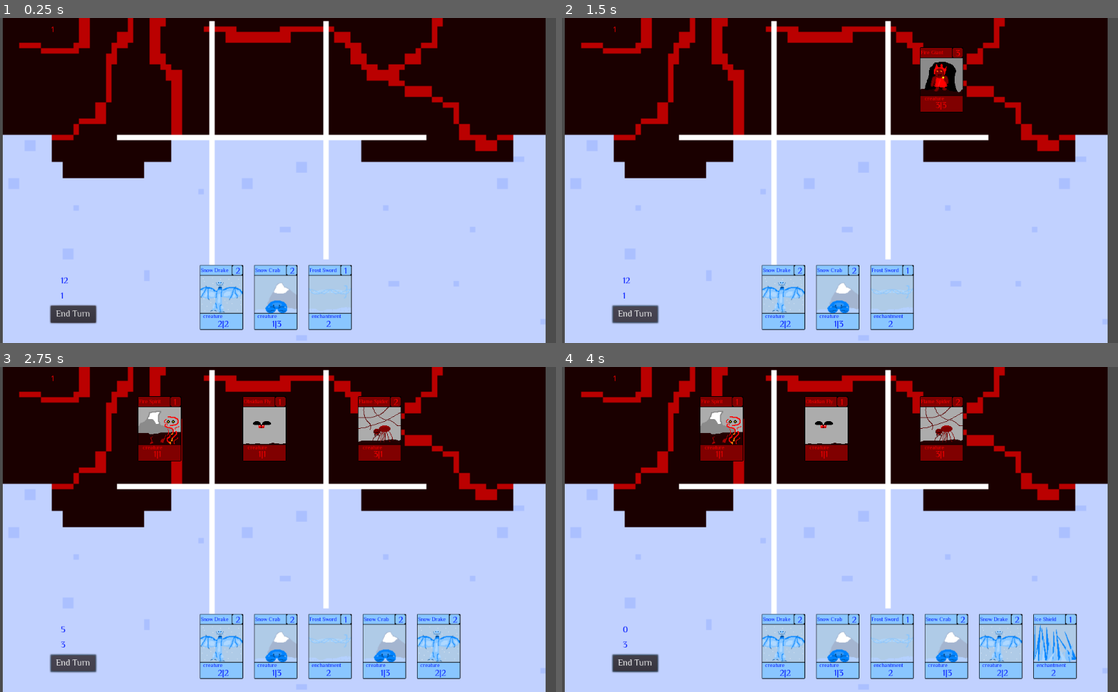
Above: before the commit, frames 1-4 (two rows, left to right).
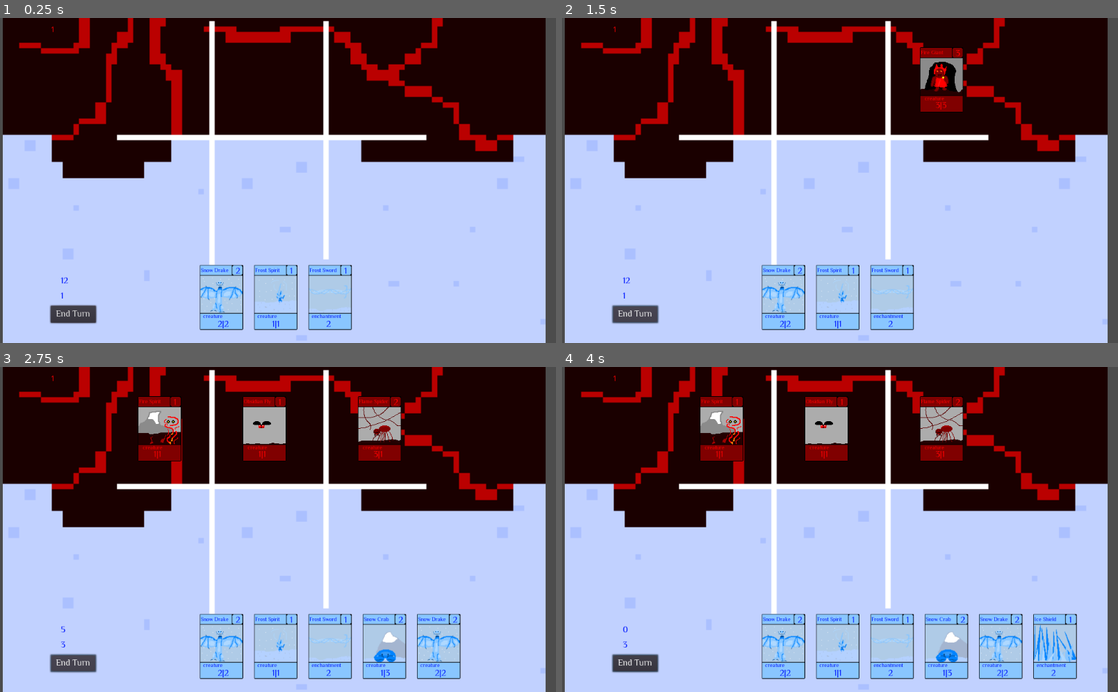
Above: after the commit, the same moments.

Repository: the-alex-g/Frost
Game: Godot game, scene res://Control.tscn
The game is run twice, just before and just after one commit, with the same random seed, the same clock (stepped at 60 frames per second) and the same inputs.
Inputs (mouse positions are in pixels of both pictures, inside the frame that each line leads up to):
- Up to frame 1 (0.25 s): no input
- Up to frame 2 (1.5 s): click "End Turn" at 0.5 s; click "End Turn" at 1.25 s
- Up to frame 3 (2.75 s): click "End Turn" at 2 s
- Up to frame 4 (4 s): move the mouse to (717, 542) at 2.77 s; click (717, 542) at 2.92 s; tap Enter at 3.5 s; move the mouse to (828, 542) at 3.52 s; click (828, 542) at 3.67 s

The runs differ from the first frame. In frame 1, 0.3% of the frame differs, in the area x 45-54%, y 76-96%; in frame 2, 0.3%; in frame 3, 0.3%; in frame 4, 0.3%.

Commit message:
Fix deck editing bug

Diff:
--- a/Project/DeckEdit/CardEdit.gd
+++ b/Project/DeckEdit/CardEdit.gd
@@ -3,7 +3,7 @@
 onready var selectspace:Position2D = $Position2D
 onready var slider:VSlider = $VSlider
 var spacemod:int = 0
-var selected_index:int = 0
+var selected_index:int = -1
 var select:PackedScene = preload("res://DeckEdit/Cardselect/CardSelect.tscn")
 var Ice_Beetle:Dictionary = {"name":"Ice Beetle", "type":"creature", "damage":1, "health":2, "cost":1}
 var Snow_Drake:Dictionary = {"name":"Snow Drake", "type":"creature", "damage":2, "health":2, "cost":2}
@@ -23,7 +23,6 @@
 	Frost_Sword, Frost_Sword, Frost_Sword, Ice_Shield, Ice_Shield, Ice_Shield, Frost_Spirit, Frost_Spirit,
 	Frost_Spirit, Snow_Crab, Snow_Crab, Snow_Drake, Snow_Drake, Ice_Giant
 ]
-var foo:Array = []
 signal value_changed(value)
 signal used(card, index2)
 signal deck_ready(deck)
@@ -38,7 +37,7 @@
 	var number:int = 1
 	for item in deck:
 		get_node("Node/DeckEdit"+str(number)).generate_text(item)
-		get_node("Node/DeckEdit"+str(number)).cardindex = deck.find(item)
+		get_node("Node/DeckEdit"+str(number)).cardindex = item
 		get_node("Node/DeckEdit"+str(number)).index = number
 		number += 1
 
@@ -46,8 +45,9 @@
 	selected_index = index
 
 func _on_Node_selected(index, card):
-#	if selected_index != 0:
-		deck.remove(card)
+	if selected_index != -1:
+		var deckindex:int = deck.find(card)
+		deck.remove(deckindex)
 		deck.append(available[selected_index])
 		print(str(available[selected_index]))
 		emit_signal("used", available[selected_index], index)
@@ -63,9 +63,6 @@
 	position = Vector2(2000,2000)
 
 func reset():
-	for item in foo:
-		deck.append(item)
-	foo.clear()
 	for _x in range(0,1):
 		randomize()
 		var number:int = int(round(rand_range(0, notavailable.size()-1)))
@@ -73,6 +70,10 @@
 		available.append(card)
 		notavailable.remove(number)
 	generate_deck()
+	var children = selectspace.get_child_count()
+	for x in range(0,children):
+		var child = selectspace.get_child(x)
+		child.queue_free()
 	for item in available:
 		var Select = select.instance()
 		Select.damage = item["damage"]
--- a/Project/DeckEdit/CardEdit.tscn
+++ b/Project/DeckEdit/CardEdit.tscn
@@ -84,20 +84,20 @@
 [connection signal="used" from="." to="Node" method="_on_CardEdit_used"]
 [connection signal="value_changed" from="VSlider" to="." method="_on_VSlider_value_changed"]
 [connection signal="selected" from="Node" to="." method="_on_Node_selected"]
+[connection signal="used" from="Node" to="Node/DeckEdit6" method="_on_Node_used"]
+[connection signal="used" from="Node" to="Node/DeckEdit12" method="_on_Node_used"]
+[connection signal="used" from="Node" to="Node/DeckEdit4" method="_on_Node_used"]
 [connection signal="used" from="Node" to="Node/DeckEdit1" method="_on_Node_used"]
+[connection signal="used" from="Node" to="Node/DeckEdit13" method="_on_Node_used"]
+[connection signal="used" from="Node" to="Node/DeckEdit14" method="_on_Node_used"]
+[connection signal="used" from="Node" to="Node/DeckEdit10" method="_on_Node_used"]
+[connection signal="used" from="Node" to="Node/DeckEdit7" method="_on_Node_used"]
+[connection signal="used" from="Node" to="Node/DeckEdit9" method="_on_Node_used"]
+[connection signal="used" from="Node" to="Node/DeckEdit2" method="_on_Node_used"]
 [connection signal="used" from="Node" to="Node/DeckEdit3" method="_on_Node_used"]
-[connection signal="used" from="Node" to="Node/DeckEdit6" method="_on_Node_used"]
-[connection signal="used" from="Node" to="Node/DeckEdit13" method="_on_Node_used"]
-[connection signal="used" from="Node" to="Node/DeckEdit4" method="_on_Node_used"]
+[connection signal="used" from="Node" to="Node/DeckEdit11" method="_on_Node_used"]
+[connection signal="used" from="Node" to="Node/DeckEdit8" method="_on_Node_used"]
 [connection signal="used" from="Node" to="Node/DeckEdit5" method="_on_Node_used"]
-[connection signal="used" from="Node" to="Node/DeckEdit2" method="_on_Node_used"]
-[connection signal="used" from="Node" to="Node/DeckEdit7" method="_on_Node_used"]
-[connection signal="used" from="Node" to="Node/DeckEdit8" method="_on_Node_used"]
-[connection signal="used" from="Node" to="Node/DeckEdit9" method="_on_Node_used"]
-[connection signal="used" from="Node" to="Node/DeckEdit10" method="_on_Node_used"]
-[connection signal="used" from="Node" to="Node/DeckEdit11" method="_on_Node_used"]
-[connection signal="used" from="Node" to="Node/DeckEdit12" method="_on_Node_used"]
-[connection signal="used" from="Node" to="Node/DeckEdit14" method="_on_Node_used"]
 [connection signal="selected" from="Node/DeckEdit1" to="Node" method="_on_DeckEdit1_selected"]
 [connection signal="selected" from="Node/DeckEdit2" to="Node" method="_on_DeckEdit2_selected"]
 [connection signal="selected" from="Node/DeckEdit3" to="Node" method="_on_DeckEdit3_selected"]
--- a/Project/DeckEdit/Cardselect/DeckEdit.gd
+++ b/Project/DeckEdit/Cardselect/DeckEdit.gd
@@ -9,7 +9,7 @@
 var damage:int = 0
 var health:int = 0
 var index:int = 0
-var cardindex:int = 0
+var cardindex
 var cost:int = 0
 var type:String = ""
 signal selected(index, cardindex)
--- a/Project/Player/Player.gd
+++ b/Project/Player/Player.gd
@@ -40,12 +40,10 @@
 
 func drawcards(number:int):
 	decksize = deck.size()-1
-	#for item in deck:
-		#decksize += 1
 	for _x in range(0,number):
-		if decksize >= 0:
+		if deck.size() > 0:
 			randomize()
-			type = int(round(rand_range(0,decksize)))
+			type = int(round(rand_range(0,deck.size()-1)))
 			var card = cards.instance()
 			card.cardname = find("name")
 			card.damage = find("damage")
